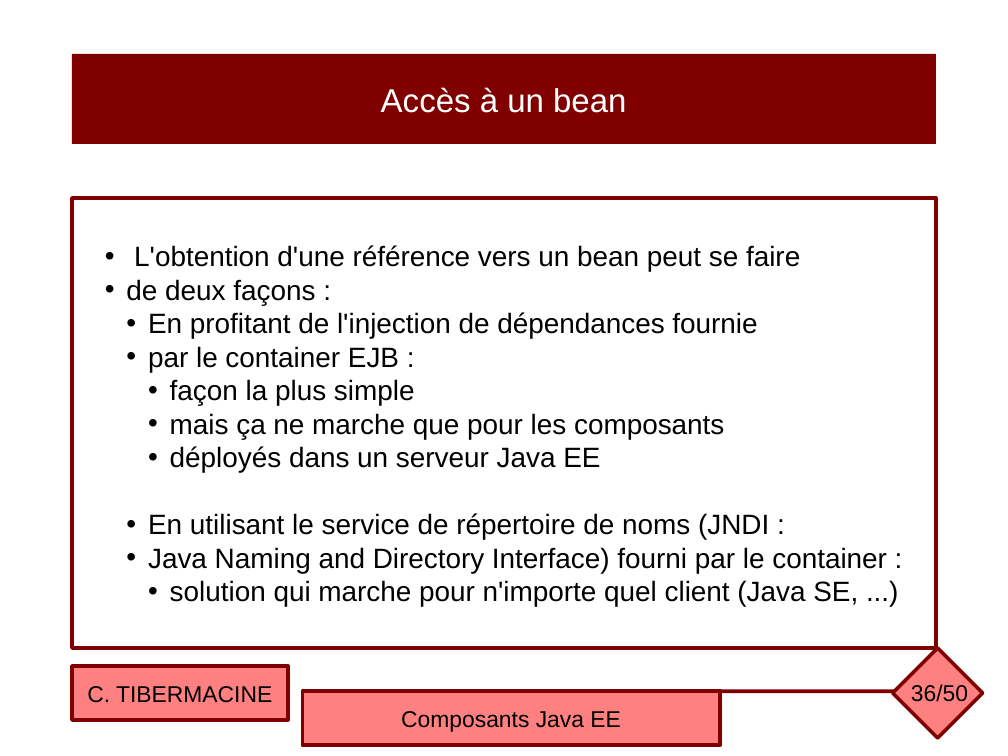
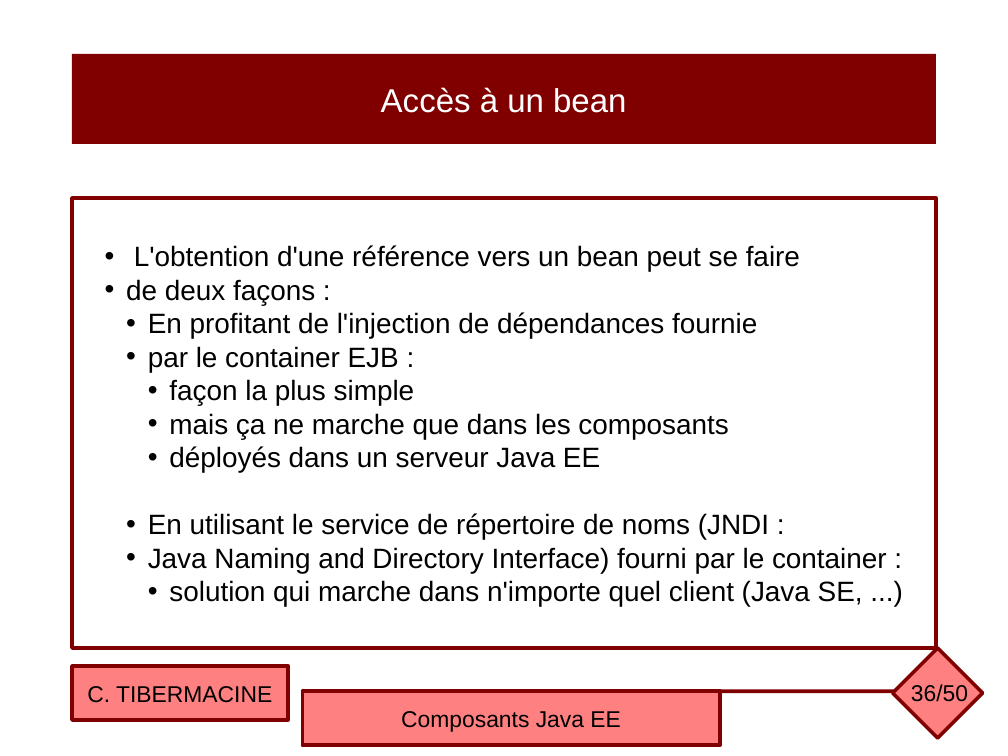
Before and after one commit to ctiber/composants, a slide deck: slide 36 of cours/cours1.odp. Drawn at 1008x756 pixels with LibreOffice and Linux fonts; fonts in the diff are those of the drawing. Boxes give left, top, right and bottom in pixels: in the first picture for what was removed or moved away, otherwise in the second. Text is boxed around its words. In the diff, an @@ line names an element or a change of style, - is before the commit and + after.

```diff
--- a/cours/cours1.odp
+++ b/cours/cours1.odp
@@ text in rectangle at [169,413,728,439]: text changed @@
-    • mais ça ne marche que pour les composants
+    • mais ça ne marche que dans les composants
@@ text in rectangle at [169,580,863,606]: text changed @@
-    • solution qui marche pour n'importe quel client (Java SE, ...)
+    • solution qui marche dans n'importe quel client (Java SE, ...)
```
Also in this commit, not shown: 10 other slides changed, 18 other files.
